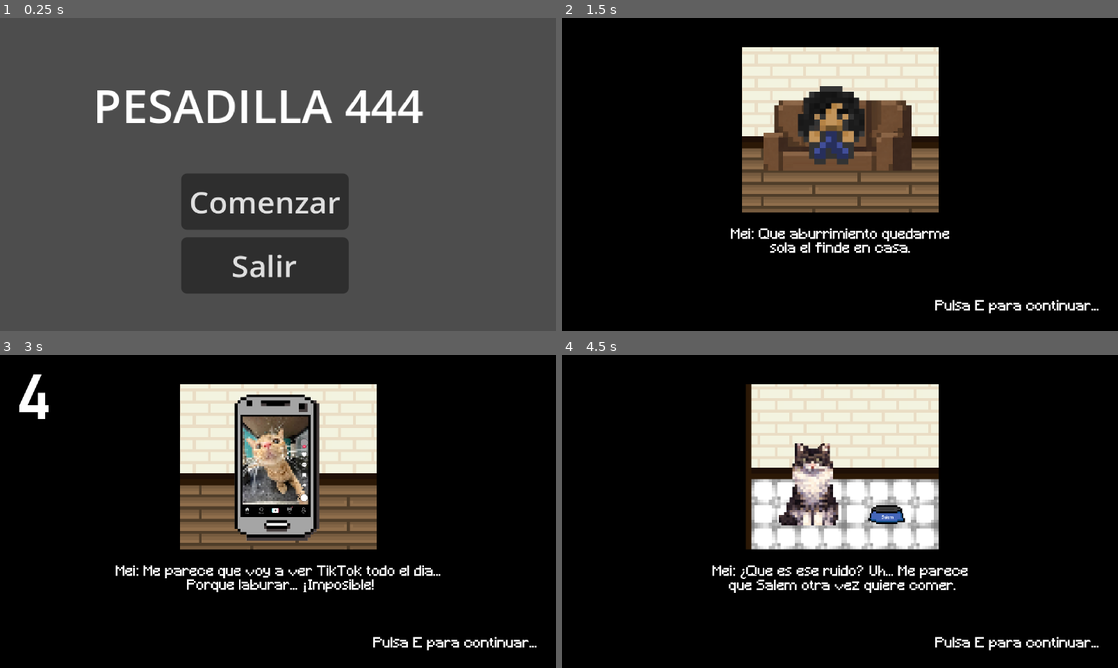
Above: before the commit, frames 1-4 (two rows, left to right).
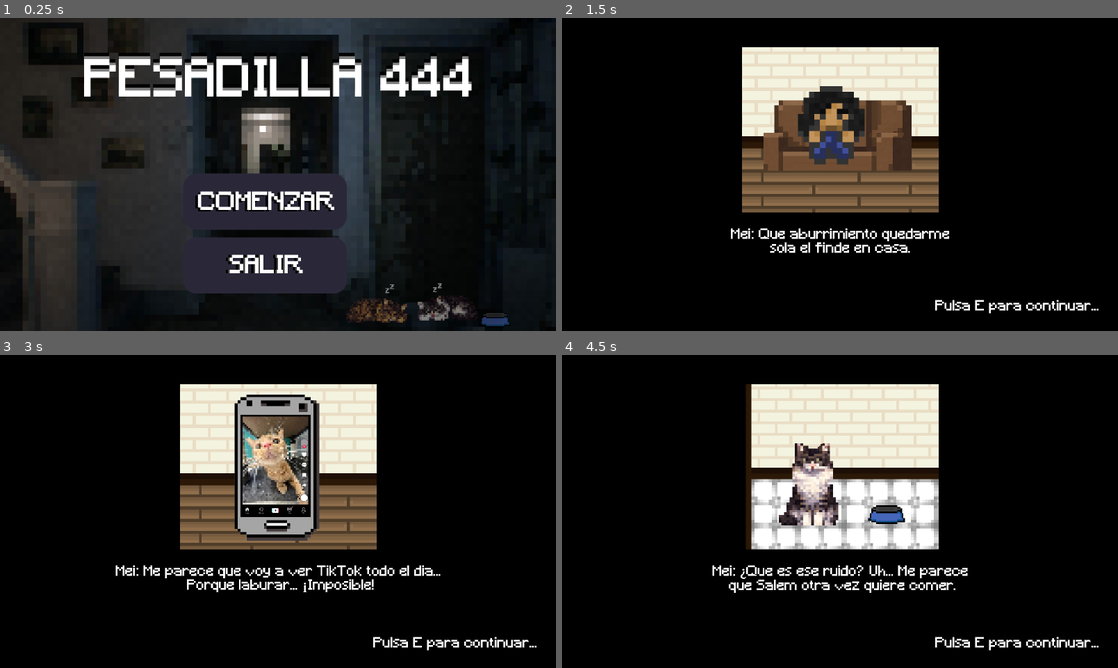
Above: after the commit, the same moments.

Repository: chemebulo/Godot-444Game
Game: Godot game, scene res://scenes/mainmenu.tscn
Same seed, same stepped clock (60 frames per second), same inputs: the game is played once before the commit and once after it.
Inputs (mouse positions are in pixels of both pictures, inside the frame that each line leads up to):
- Up to frame 1 (0.25 s): no input
- Up to frame 2 (1.5 s): click (828, 202) at 0.5 s; tap Enter at 1.25 s; hold D (right) from 1.28 s (still down); hold E (interact) from 1.28 s (still down)
- Up to frame 3 (3 s): tap Space at 2 s; release D (right) at 2.03 s; release E (interact) at 2.03 s; hold S (down) 2.03-2.78 s; tap E (interact) at 2.1 s; tap Enter at 2.75 s; hold D (right) from 2.78 s (still down); hold E (interact) from 2.78 s (still down)
- Up to frame 4 (4.5 s): tap Space at 3.5 s; release D (right) at 3.53 s; release E (interact) at 3.53 s; hold W (up) 3.53-4.28 s; tap E (interact) at 3.6 s; tap Enter at 4.25 s; hold A (left) from 4.28 s (still down); hold E (interact) from 4.28 s (still down)

The runs differ from the first frame. In frame 1, 88% of the frame differs, in the area x 0-100%, y 0-100%; in frame 2, nothing differs; in frame 3, 0.4%; in frame 4, less than 0.1%.

Commit message:
Add: Mejoras en Assets

Diff:
--- a/scenes/mainmenu.tscn
+++ b/scenes/mainmenu.tscn
@@ -1,6 +1,23 @@
-[gd_scene load_steps=2 format=3 uid="uid://dgb5s1sih4ji5"]
+[gd_scene load_steps=9 format=3 uid="uid://dgb5s1sih4ji5"]
 
 [ext_resource type="Script" uid="uid://ykabnivtj6vj" path="res://scritps/mainmenu.gd" id="1_5mbse"]
+[ext_resource type="Texture2D" uid="uid://chsexlxvisqr3" path="res://assets/main_menu.png" id="2_natt5"]
+[ext_resource type="Texture2D" uid="uid://bpe4pxyh7psjx" path="res://assets/boton_comenzar.png" id="3_r3g3c"]
+[ext_resource type="Texture2D" uid="uid://sv47jbx2xjok" path="res://assets/boton_salir.png" id="4_3vvtq"]
+
+[sub_resource type="StyleBoxTexture" id="StyleBoxTexture_r3g3c"]
+texture = ExtResource("3_r3g3c")
+modulate_color = Color(0.783523, 0.783523, 0.783523, 1)
+
+[sub_resource type="StyleBoxTexture" id="StyleBoxTexture_3vvtq"]
+texture = ExtResource("3_r3g3c")
+
+[sub_resource type="StyleBoxTexture" id="StyleBoxTexture_s5g8n"]
+texture = ExtResource("4_3vvtq")
+modulate_color = Color(0.784314, 0.784314, 0.784314, 1)
+
+[sub_resource type="StyleBoxTexture" id="StyleBoxTexture_7yvfd"]
+texture = ExtResource("4_3vvtq")
 
 [node name="Control" type="Control"]
 layout_mode = 3
@@ -11,6 +28,17 @@
 grow_vertical = 2
 scale = Vector2(0.999082, 1)
 script = ExtResource("1_5mbse")
+
+[node name="CenterContainer2" type="CenterContainer" parent="."]
+layout_mode = 0
+offset_right = 1280.0
+offset_bottom = 720.0
+scale = Vector2(0.150137, 0.150137)
+
+[node name="TextureRect" type="TextureRect" parent="CenterContainer2"]
+layout_mode = 2
+texture = ExtResource("2_natt5")
+stretch_mode = 5
 
 [node name="CenterContainer" type="CenterContainer" parent="."]
 layout_mode = 0
@@ -24,23 +52,16 @@
 layout_mode = 2
 
 [node name="Button" type="Button" parent="CenterContainer/VBoxContainer"]
+custom_minimum_size = Vector2(85, 30)
 layout_mode = 2
-text = "Comenzar"
+theme_override_styles/hover = SubResource("StyleBoxTexture_r3g3c")
+theme_override_styles/normal = SubResource("StyleBoxTexture_3vvtq")
 
 [node name="Button2" type="Button" parent="CenterContainer/VBoxContainer"]
+custom_minimum_size = Vector2(85, 30)
 layout_mode = 2
-text = "Salir"
-
-[node name="CenterContainer2" type="CenterContainer" parent="."]
-layout_mode = 0
-offset_left = 33.0303
-offset_top = 11.0
-offset_right = 148.03
-offset_bottom = 50.0
-
-[node name="Label" type="Label" parent="CenterContainer2"]
-layout_mode = 2
-text = "PESADILLA 444"
+theme_override_styles/hover = SubResource("StyleBoxTexture_s5g8n")
+theme_override_styles/normal = SubResource("StyleBoxTexture_7yvfd")
 
 [connection signal="pressed" from="CenterContainer/VBoxContainer/Button" to="." method="_on_start_pressed"]
 [connection signal="pressed" from="CenterContainer/VBoxContainer/Button2" to="." method="_on_exit_pressed"]
Binary file added: assets/boton_comenzar.png
Not shown, added: assets/boton_comenzar.png.import
Binary file added: assets/boton_salir.png
Not shown, added: assets/boton_salir.png.import
Binary file changed: assets/diapositiva-4.png
Binary file changed: assets/diapositiva-6.png
Binary file added: assets/main_menu.png
Not shown, added: assets/main_menu.png.import
